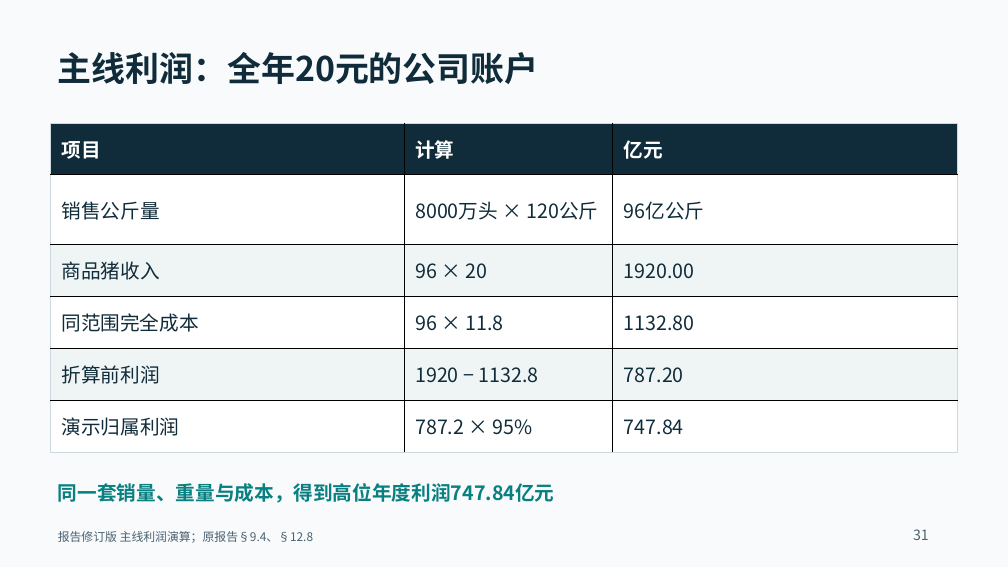
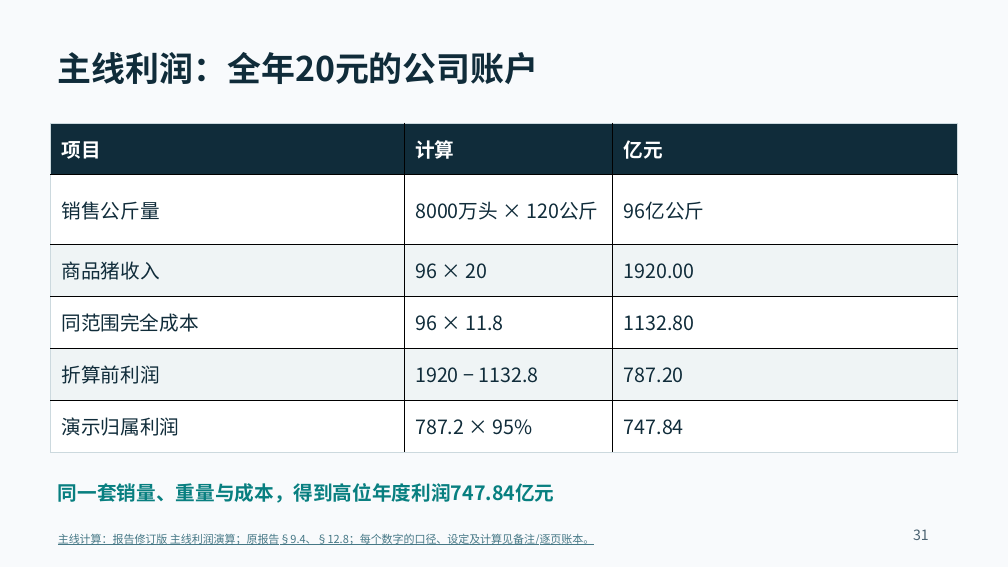
Before and after one commit to d202480025-code/muyuan-valuation-research, a slide deck: slide 31 of docs/downloads/lecture.pptx. Drawn at 1008x567 pixels with LibreOffice and Linux fonts; fonts in the diff are those of the drawing. Boxes give left, top, right and bottom in pixels: in the first picture for what was removed or moved away, otherwise in the second. Text is boxed around its words. In the diff, an @@ line names an element or a change of style, - is before the commit and + after.

```diff
--- a/docs/downloads/lecture.pptx
+++ b/docs/downloads/lecture.pptx
@@ text at bbox=[58, 533, 594, 545]: text changed; size 11.2 to 10.5 pt; text colour #4A6271 to #467886 @@
-报告修订版 主线利润演算；原报告§9.4、§12.8
+主线计算：报告修订版 主线利润演算；原报告§9.4、§12.8；每个数字的口径、设定及计算见备注/逐页账本。
```
Also in this commit, not shown: 40 other slides changed, 16 slides added, 14 slides removed, 54 other files.
